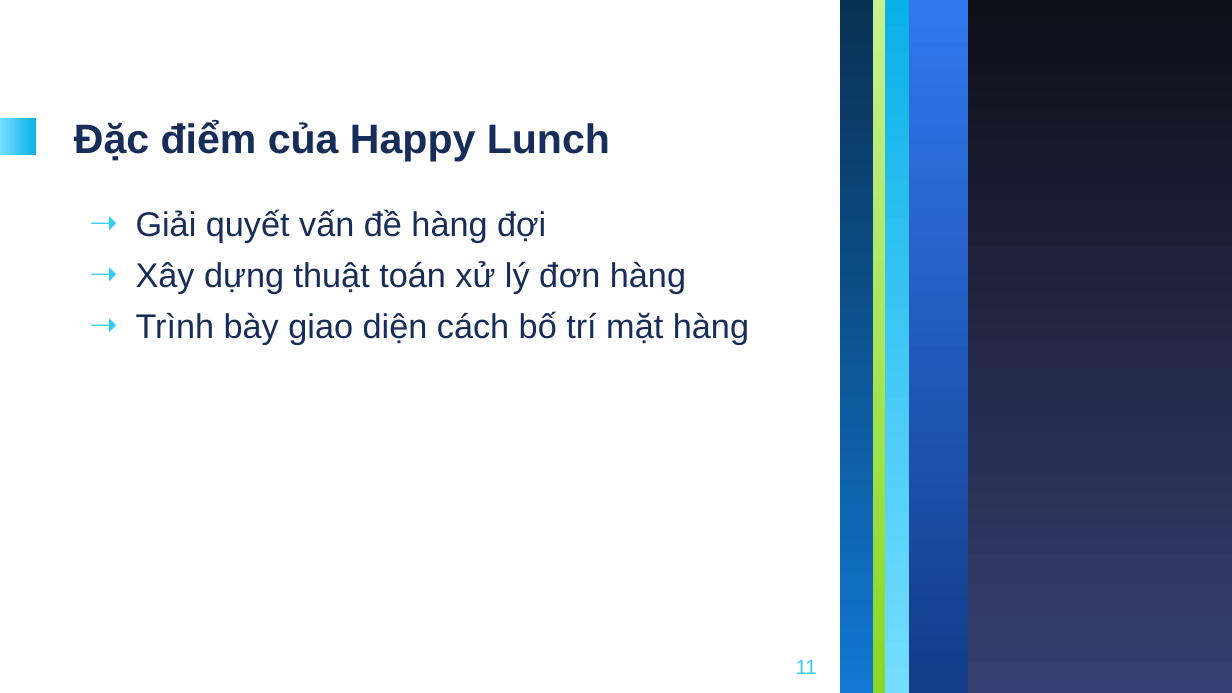
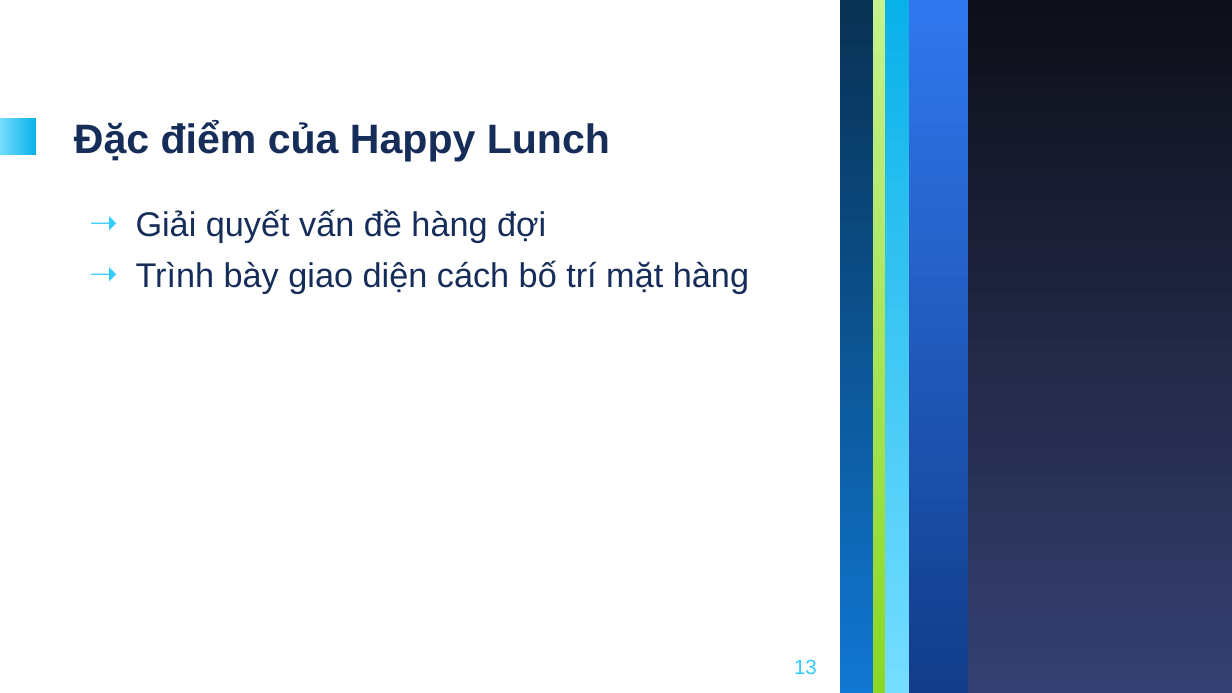
Before and after one commit to happy-lunch/Happy_Lunch, a slide deck: slide 13 of N65-HappyLunch.pptx (slide 11 before the commit). Drawn at 1232x693 pixels with LibreOffice and Linux fonts; fonts in the diff are those of the drawing. Boxes give left, top, right and bottom in pixels: in the first picture for what was removed or moved away, otherwise in the second. Text is boxed around its words. In the diff, an @@ line names an element or a change of style, - is before the commit and + after.

```diff
--- a/N65-HappyLunch.pptx
+++ b/N65-HappyLunch.pptx
@@ text at (136,261,686,293): paragraph removed @@
-➝ Xây dựng thuật toán xử lý đơn hàng
@@ page number at (794,659,817,674): text changed @@
-11
+13
```
Also in this commit, not shown: 1 other slide changed, 2 slides added.
